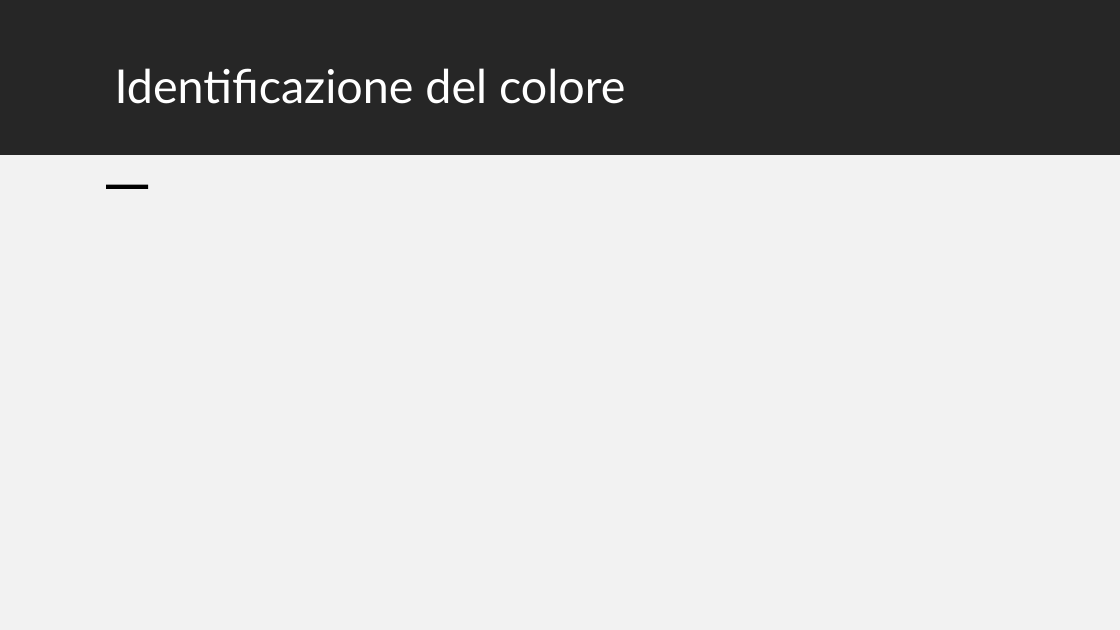
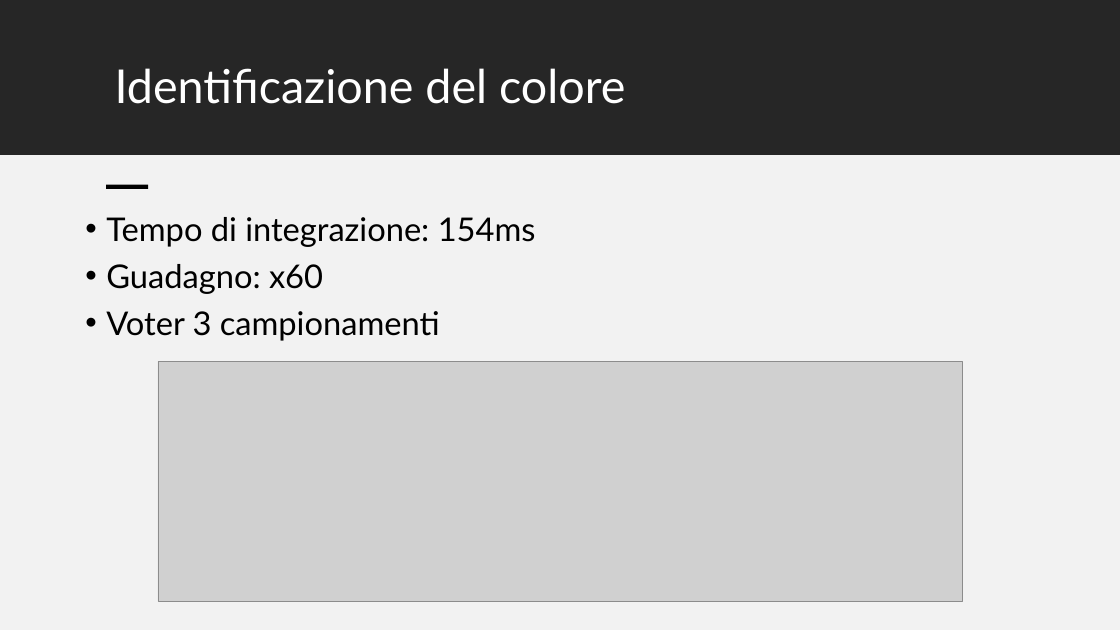
Before and after one commit to terminale89/Esercitazioni_meccatronica, a slide deck: slide 4 of Robotic sorter/Presentazione_mec.pptx (slide 3 before the commit). Drawn at 1120x630 pixels with LibreOffice and Linux fonts; fonts in the diff are those of the drawing; grey boxes stand for pictures. Boxes give left, top, right and bottom in pixels: in the first picture for what was removed or moved away, otherwise in the second. Text is boxed around its words. In the diff, an @@ line names an element or a change of style, - is before the commit and + after.

Commit message:
Presentazione

```diff
--- a/Robotic sorter/Presentazione_mec.pptx
+++ b/Robotic sorter/Presentazione_mec.pptx
@@ text added at bbox=[106, 217, 536, 341], 28 pt, text #000000 @@
+• Tempo di integrazione: 154ms
+• Guadagno: x60
+• Voter 3 campionamenti
@@ picture added at bbox=[158, 361, 962, 602] @@
```
Also in this commit, not shown: 1 other slide changed, 1 slide added, 1 other file.
